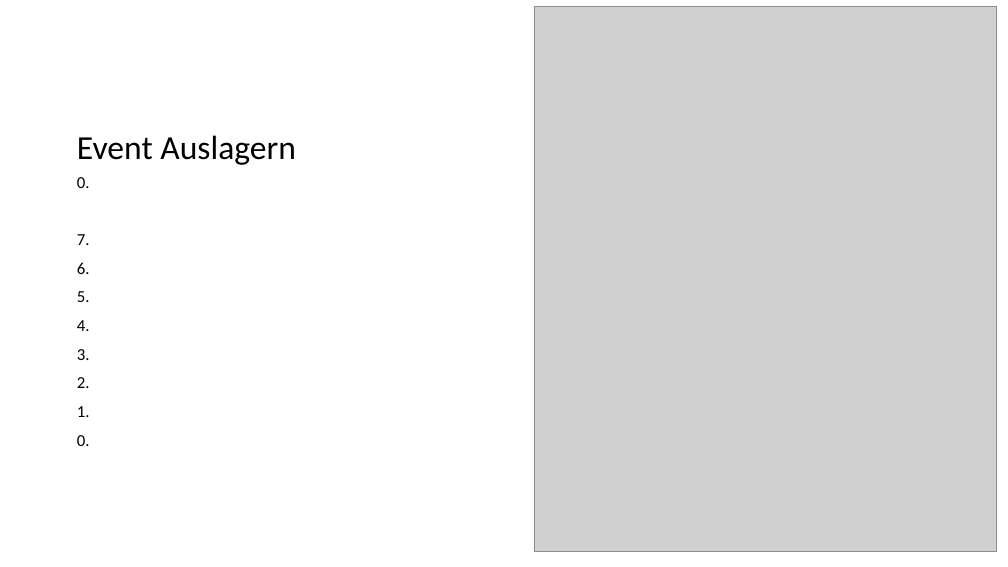
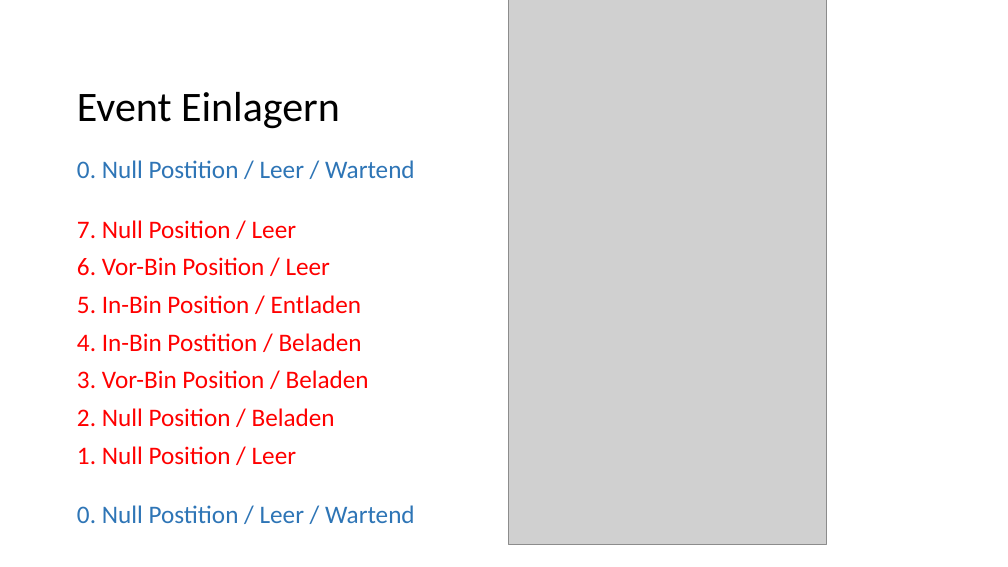
Before and after one commit to fabaff/high-rack-warehouse, a slide deck: slide 4 of docs/Praesentation.pptm. Drawn at 1008x567 pixels with LibreOffice and Linux fonts; fonts in the diff are those of the drawing; grey boxes stand for pictures; background and template pictures are left out. Boxes give left, top, right and bottom in pixels: in the first picture for what was removed or moved away, otherwise in the second. Text is boxed around its words. In the diff, an @@ line names an element or a change of style, - is before the commit and + after.

```diff
--- a/docs/Praesentation.pptm
+++ b/docs/Praesentation.pptm
@@ picture: place and size @@
-picture at [534, 7, 997, 552]
+picture at [508, 0, 827, 544]
@@ title at [77, 92, 340, 129]: text changed; size 32 to 40 pt @@
-Event Auslagern
+Event Einlagern
@@ text at [77, 160, 415, 523]: text changed; size 16 to 24 pt; text colour #000000 to #FF0000 @@
-0.
-7.
-6.
-5.
-4.
-3.
-2.
-1.
-0.
+0. Null Postition / Leer / Wartend
+7. Null Position / Leer
+6. Vor-Bin Position / Leer
+5. In-Bin Position / Entladen
+4. In-Bin Postition / Beladen
+3. Vor-Bin Position / Beladen
+2. Null Position / Beladen
+1. Null Position / Leer
+0. Null Postition / Leer / Wartend
```
Also in this commit, not shown: 1 other slide changed.
